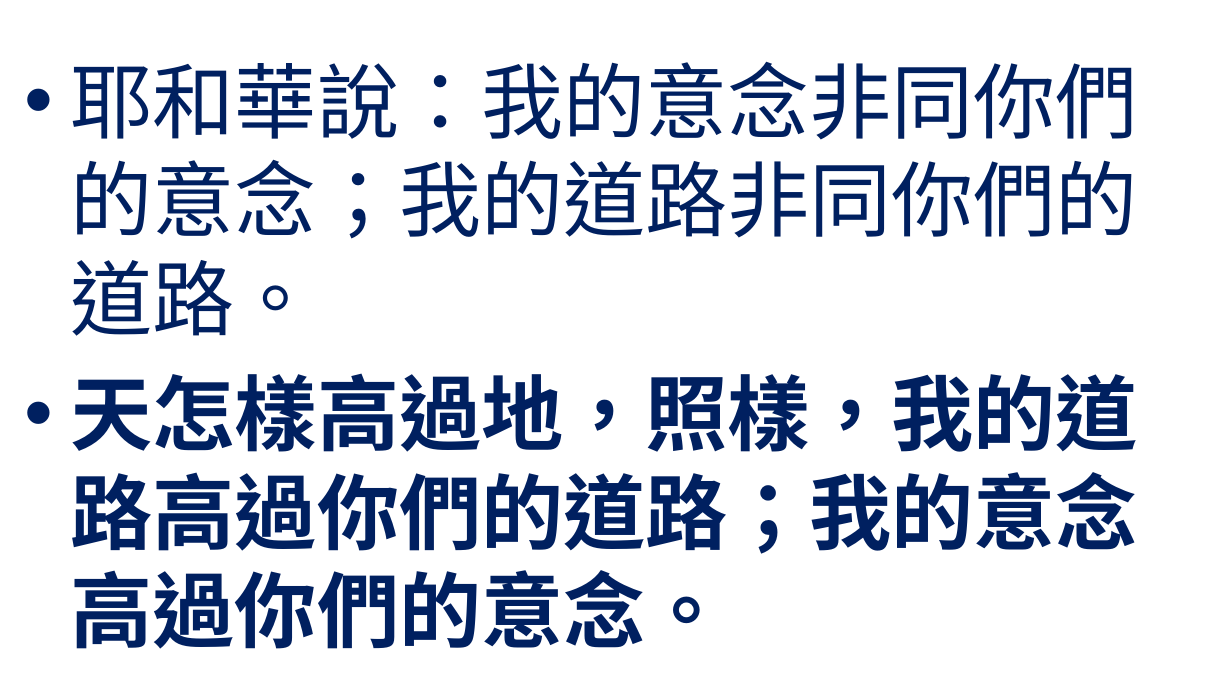
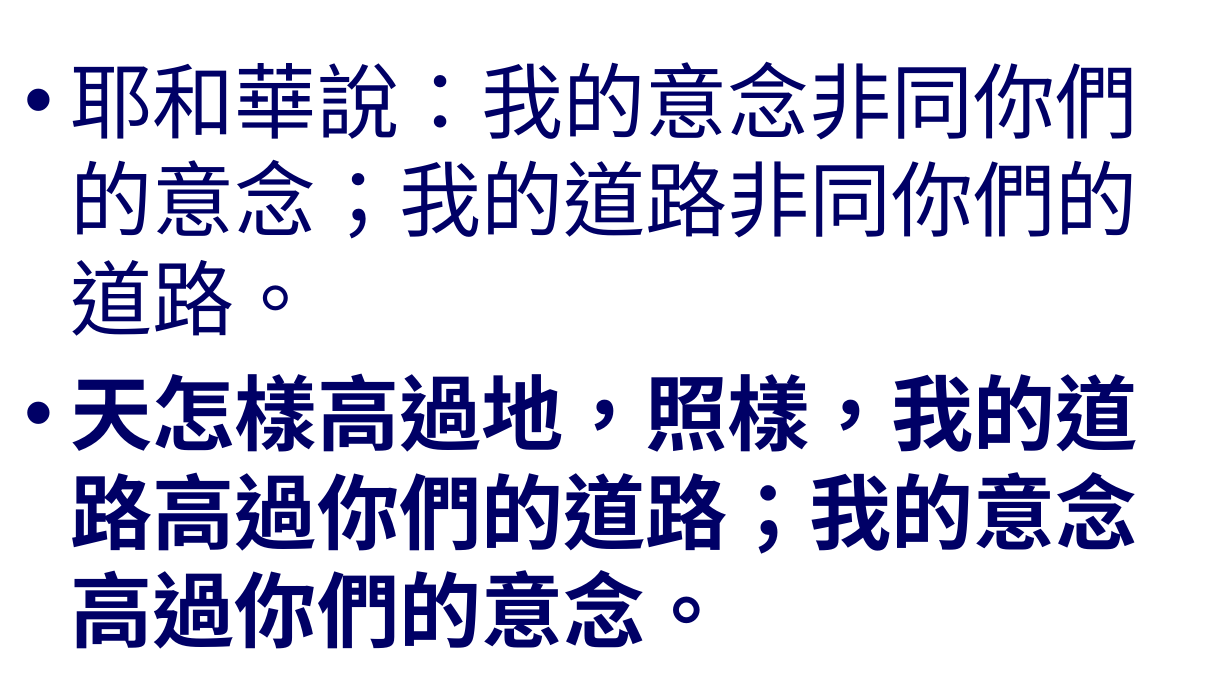
Before and after one commit to batisuoc/worship-resources, a slide deck: slide 2 of 4神的屬性.pptx. Drawn at 1232x693 pixels with LibreOffice and Linux fonts; fonts in the diff are those of the drawing; background and template pictures are left out. Boxes give left, top, right and bottom in pixels: in the first picture for what was removed or moved away, otherwise in the second. Text is boxed around its words. In the diff, an @@ line names an element or a change of style, - is before the commit and + after.

```diff
--- a/4神的屬性.pptx
+++ b/4神的屬性.pptx
@@ text "耶和華說：我的意念非同你們的意念；我的道路非同你們的道路。" at box(71, 61, 1138, 649): text colour #002060 to #000066 @@
```
Also in this commit, not shown: 5 other slides changed.
